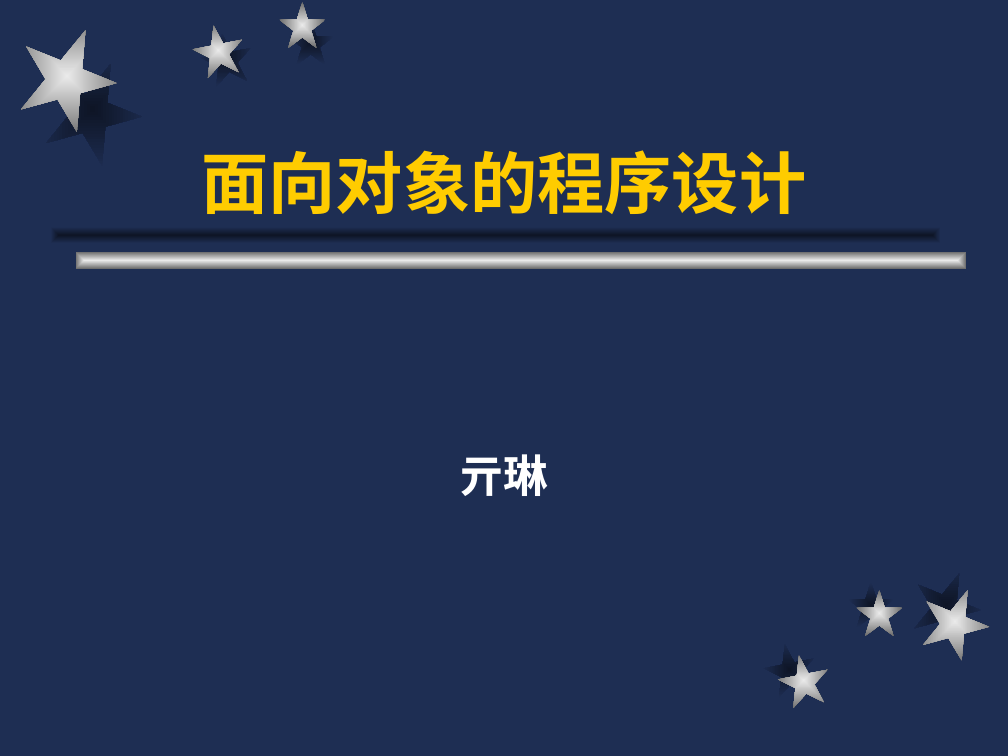
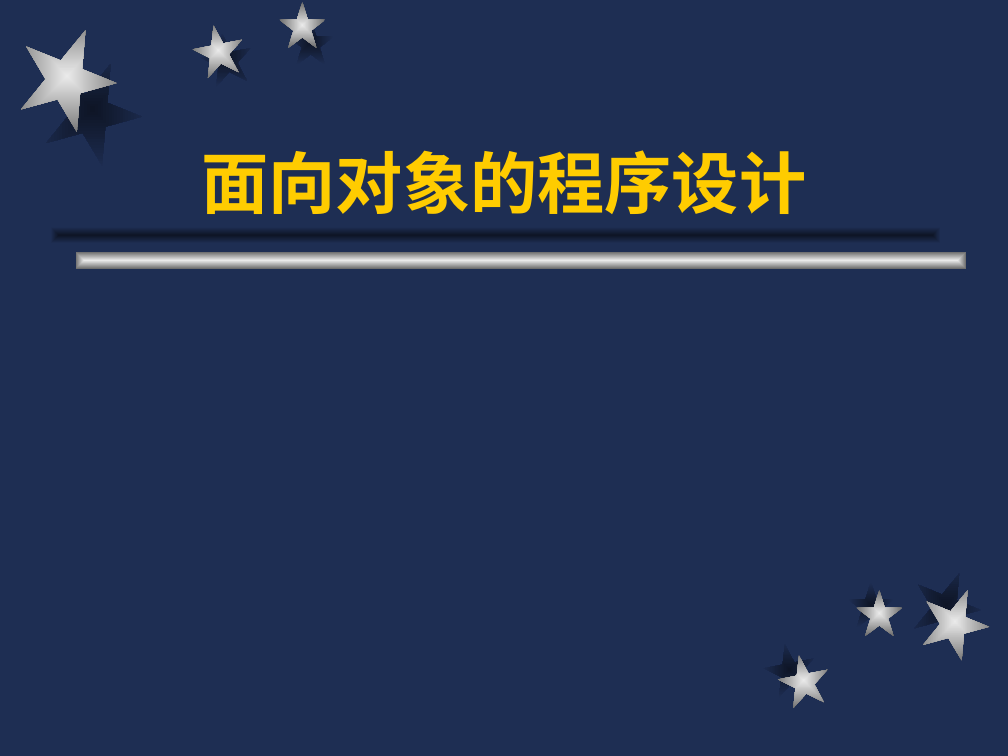
Before and after one commit to qilin512/OUC-OOP, a slide deck: slide 1 of slides/c++1.ppt. Drawn at 1008x756 pixels with LibreOffice and Linux fonts; fonts in the diff are those of the drawing. Boxes give left, top, right and bottom in pixels: in the first picture for what was removed or moved away, otherwise in the second. Text is boxed around its words. In the diff, an @@ line names an element or a change of style, - is before the commit and + after.

```diff
--- a/slides/c++1.ppt
+++ b/slides/c++1.ppt
@@ subtitle removed at <box>459,454,549,496</box> @@
-亓琳
```
Also in this commit, not shown: 4 other slides changed.
